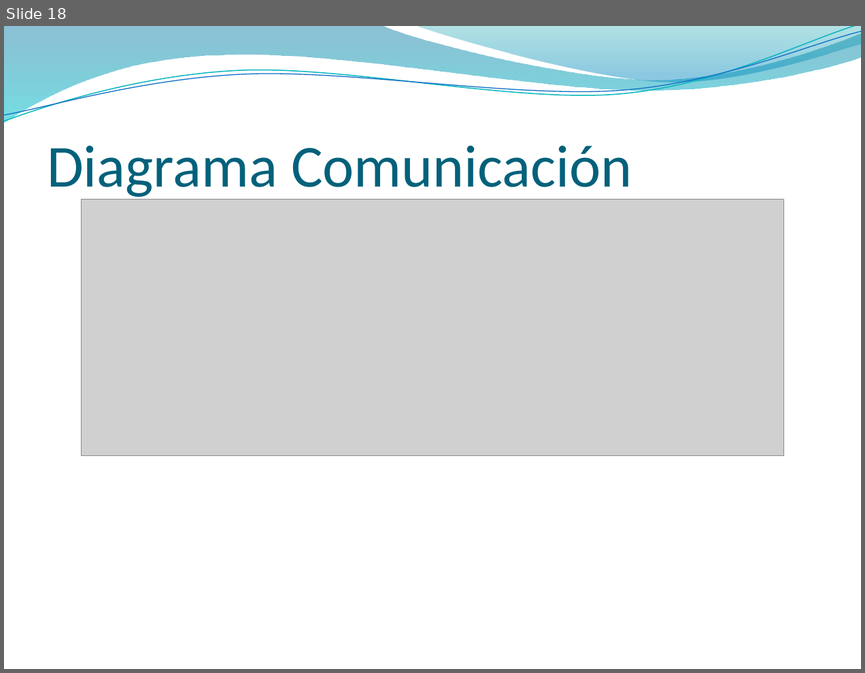
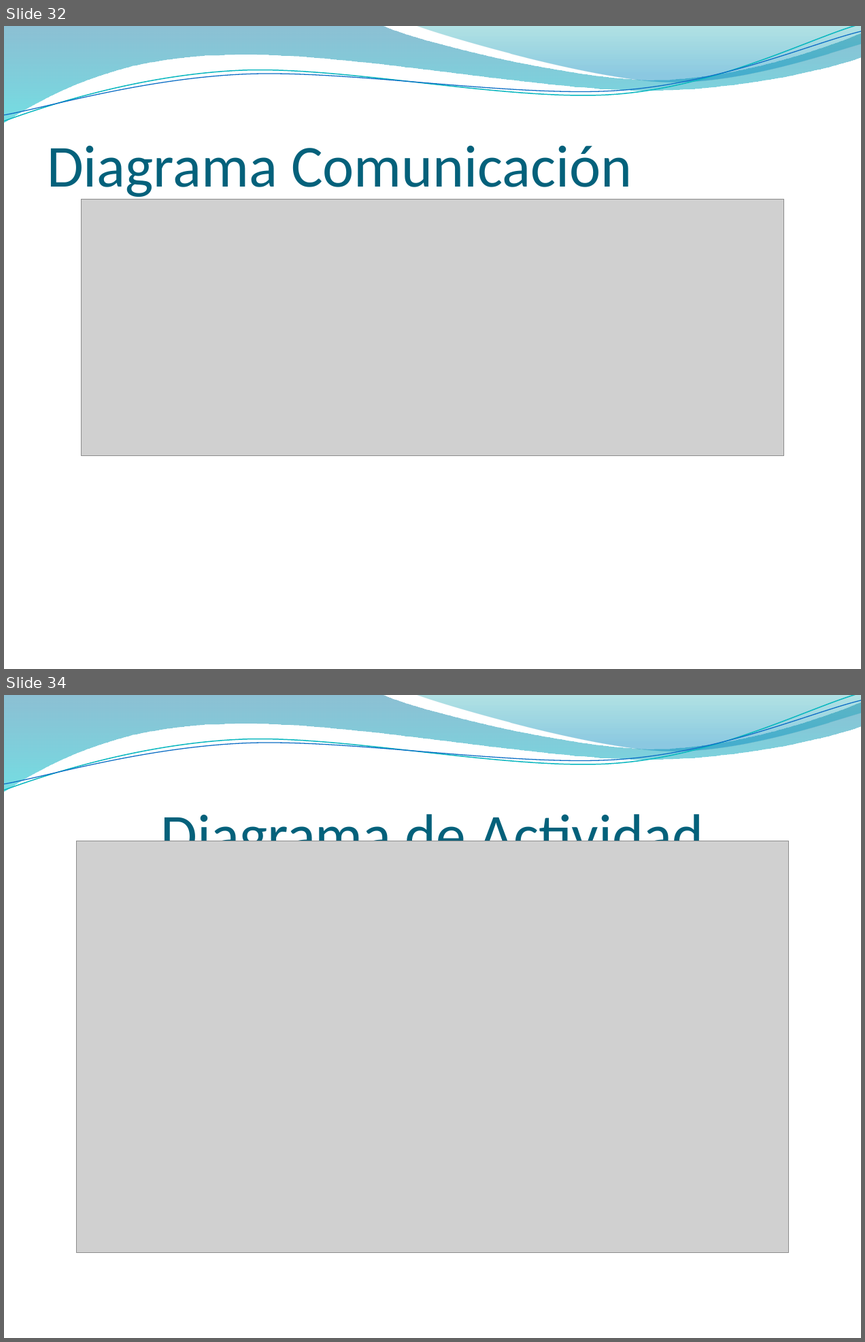
Before and after one commit to francben/proyectoDeliberyApp, a slide deck: Para Presentacion final.pptx. Shown one above the other, each under a label of ours: slide 18 before the commit, slides 32 and 34 after it; the slides between them are not shown. The pictures are 865x673 and 865x1342 pixels, drawn with LibreOffice and Linux fonts; fonts in the diff are those of the drawing; grey boxes stand for pictures; background and template pictures are left out. Boxes give left, top, right and bottom in pixels: in the first picture for what was removed or moved away, otherwise in the second. Text is boxed around its words. In the diff, an @@ line names an element or a change of style, - is before the commit and + after.

```diff
--- a/Para Presentacion final.pptx
+++ b/Para Presentacion final.pptx
@@ slide 34 added at <box>4,695,861,1338</box>, background picture (left out); not listed: 4 template elements that a slide beside it also shows @@
@@ title added at <box>160,807,704,841</box>, 50 pt, text #04617B @@
+Diagrama de Actividad
@@ picture added at <box>76,841,788,1252</box> @@
@@ what was slide 18 is now slide 32 @@
```
Also in this commit, not shown: 11 slides changed, 17 other slides added, 2 slides removed, 2 other files.
